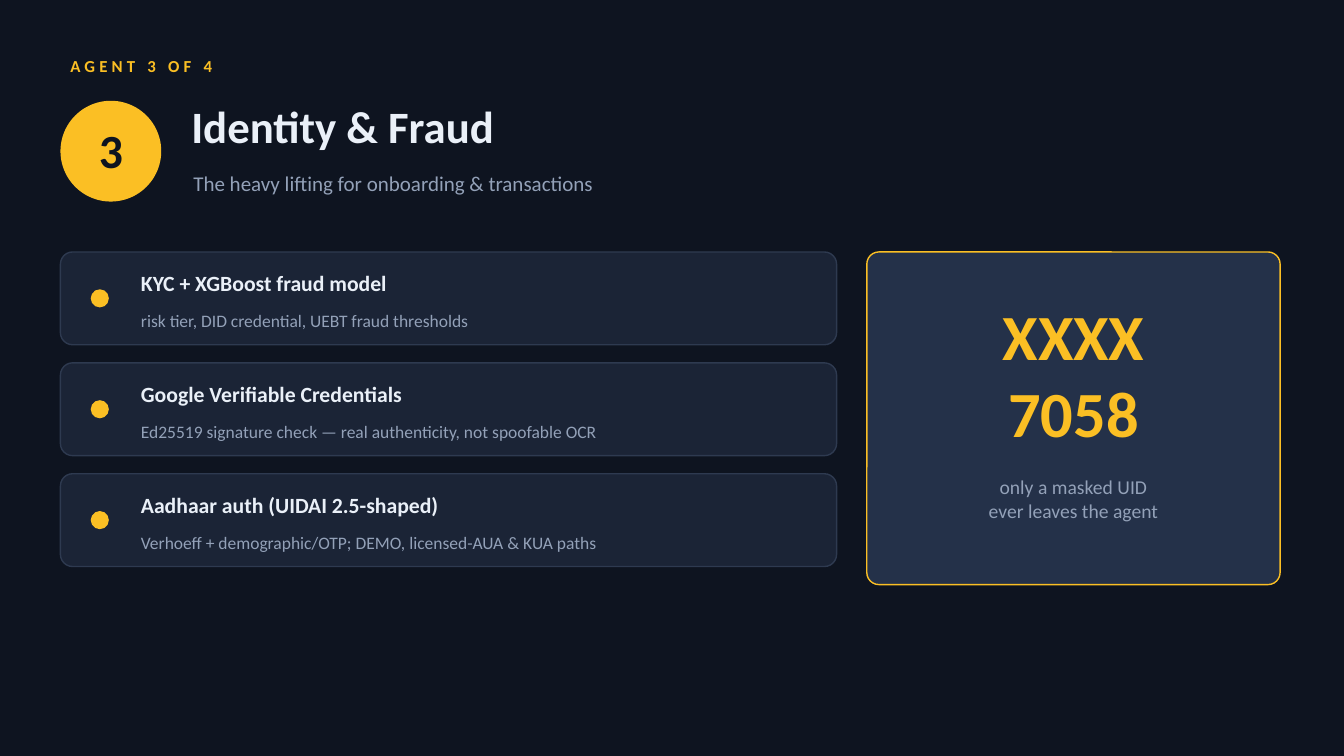
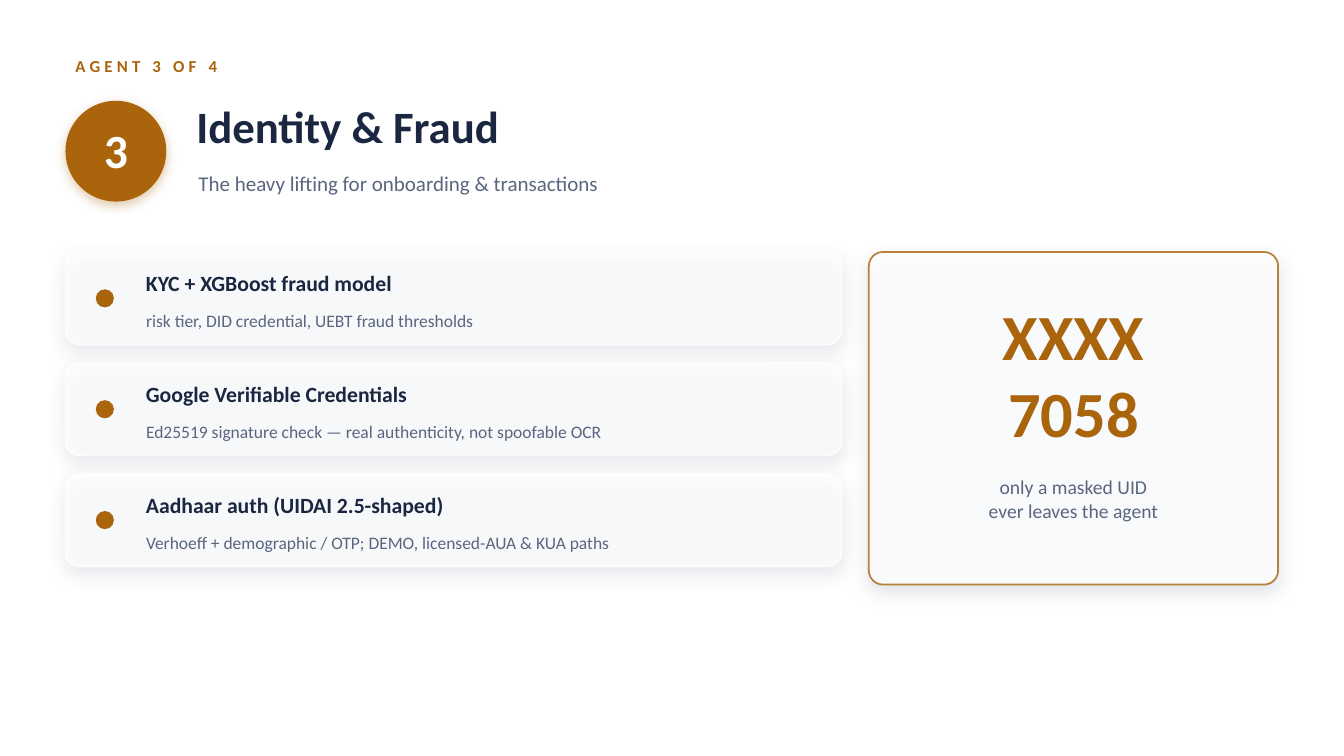
Before and after one commit to KoynaKarmakar/openswarm, a slide deck: slide 7 of docs/VERITAS_OpenSwarm_pitch.pptx. Drawn at 1344x756 pixels with LibreOffice and Linux fonts; fonts in the diff are those of the drawing; background and template pictures are left out. Boxes give left, top, right and bottom in pixels: in the first picture for what was removed or moved away, otherwise in the second. Text is boxed around its words. In the diff, an @@ line names an element or a change of style, - is before the commit and + after.

```diff
--- a/docs/VERITAS_OpenSwarm_pitch.pptx
+++ b/docs/VERITAS_OpenSwarm_pitch.pptx
@@ background #0E1420 to picture (left out) @@
@@ text "AGENT 3 OF 4" at (75, 61, 217, 72): text colour #FBBF24 to #A9640C @@
@@ text "3" at (104, 136, 128, 169): text colour #0E1420 to #FFFFFF @@
@@ ellipse at (66, 101, 166, 202): fill #FBBF24 to #A9640C; shadow on @@
@@ text colour #93A1B8 to #5A6580 in 4 elements at (989, 480, 1158, 522), (146, 315, 473, 329), (146, 426, 601, 441), (198, 176, 598, 195) @@
@@ rounded rectangle at (869, 252, 1278, 585): fill #243149 to #FFFFFF at 82% opacity; outline #FBBF24 1 pt to #A9640C 1.25 pt; shadow on; proportions changed @@
@@ text "XXXX" at (1003, 318, 1145, 438): text colour #FBBF24 to #A9640C @@
@@ fill #1B2436 to #FFFFFF at 70% opacity; outline #2E3A50 1 pt to #FFFFFF 1.25 pt; shadow on; proportions changed in 3 elements at (66, 252, 842, 345), (66, 363, 842, 456), (66, 474, 842, 567) @@
@@ text colour #EAF0F8 to #1B2740 in 4 elements at (196, 111, 499, 150), (146, 275, 391, 291), (146, 386, 407, 406), (146, 497, 443, 517) @@
@@ 4 ellipses, 3 rounded rectangles: place and size @@
-4 ellipses, 3 rounded rectangles at (60, 101, 837, 567)
+4 ellipses, 3 rounded rectangles at (66, 101, 842, 567)
@@ fill #FBBF24 to #A9640C in 3 elements at (96, 289, 114, 308), (96, 400, 114, 418), (96, 511, 114, 529) @@
@@ text at (146, 537, 609, 552): text changed; text colour #93A1B8 to #5A6580 @@
-Verhoeff + demographic/OTP; DEMO, licensed-AUA & KUA paths
+Verhoeff + demographic / OTP; DEMO, licensed-AUA & KUA paths
```
Also in this commit, not shown: 12 other slides changed, 1 slide added.
